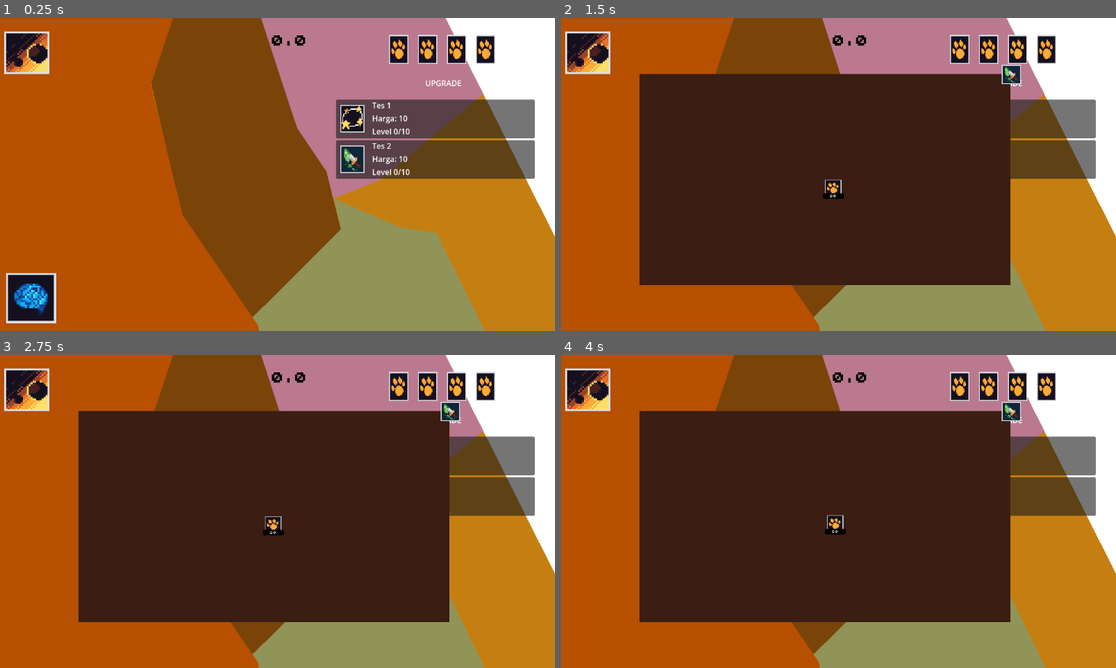
Above: before the commit, frames 1-4 (two rows, left to right).
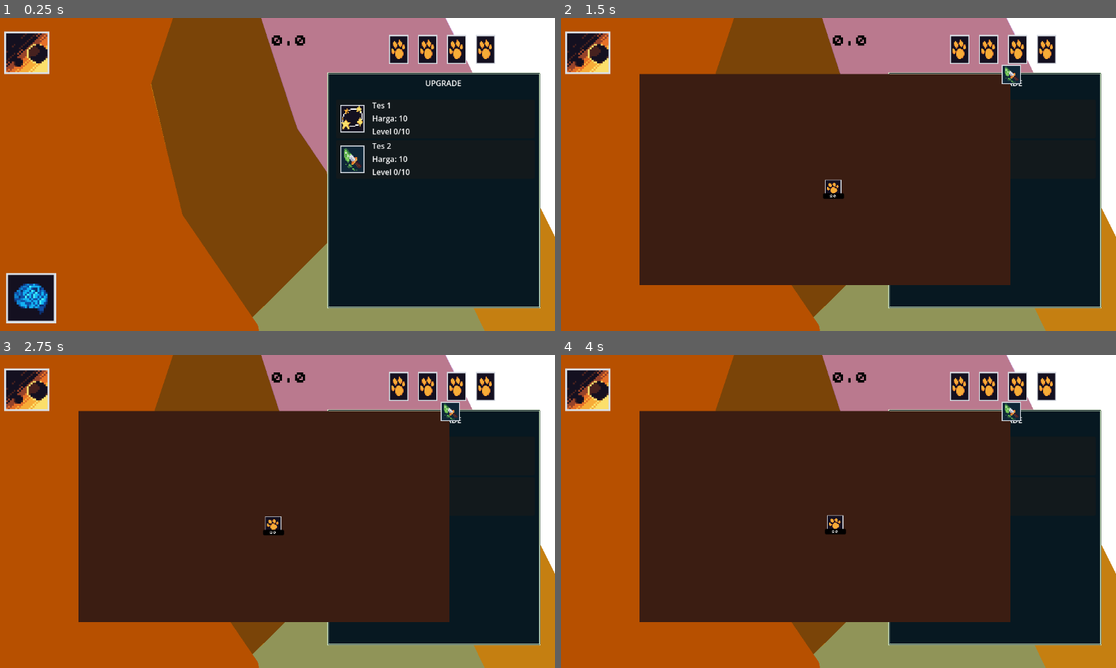
Above: after the commit, the same moments.

Repository: azizul987/Sawit-io
Game: Godot game, scene res://Scene/main.tscn
Same seed, same stepped clock (60 frames per second), same inputs: the game is played once before the commit and once after it. This scene is started directly instead of the project's main scene.
Inputs (mouse positions are in pixels of both pictures, inside the frame that each line leads up to):
- Up to frame 1 (0.25 s): no input
- Up to frame 2 (1.5 s): click (594, 296) at 0.5 s; click (993, 118) at 1.25 s
- Up to frame 3 (2.75 s): click (349, 455) at 2.02 s
- Up to frame 4 (4 s): click (993, 495) at 2.77 s; click (960, 386) at 3.5 s

The runs differ from the first frame. In frame 1, 28% of the frame differs, in the area x 58-98%, y 17-93%; in frame 2, 14%; in frame 3, 14%; in frame 4, 14%.

Commit message:
add ninepatch for borde

Diff:
--- a/Ui/Ui_Main.tscn
+++ b/Ui/Ui_Main.tscn
@@ -9,6 +9,7 @@
 [ext_resource type="Script" uid="uid://cnueueyqy02aq" path="res://Ui/update_menu.gd" id="6_wbkow"]
 [ext_resource type="PackedScene" uid="uid://yafkb03mfrdh" path="res://Logic/object_For_skrip/updatebtn.tscn" id="7_raqhj"]
 [ext_resource type="Resource" uid="uid://dg02w7l0srhat" path="res://Logic/Data Templete/Data/ress/updatedatabase.tres" id="7_wbkow"]
+[ext_resource type="Texture2D" uid="uid://cxfbrmrvjdrf1" path="res://temp tekture/dark frame 03.png" id="10_4a1h5"]
 
 [node name="UiMain" type="Control" unique_id=1805602719]
 layout_mode = 3
@@ -81,6 +82,26 @@
 upgrade_database = ExtResource("7_wbkow")
 upgrade_button_scene = ExtResource("7_raqhj")
 
+[node name="NinePatchRect" type="NinePatchRect" parent="UpdateMenu" unique_id=1704199337]
+layout_mode = 1
+anchors_preset = 8
+anchor_left = 0.5
+anchor_top = 0.5
+anchor_right = 0.5
+anchor_bottom = 0.5
+offset_left = -255.5
+offset_top = -226.0
+offset_right = 186.5
+offset_bottom = 262.0
+grow_horizontal = 2
+grow_vertical = 2
+texture = ExtResource("10_4a1h5")
+region_rect = Rect2(0, 0, 24, 24)
+patch_margin_left = 7
+patch_margin_top = 7
+patch_margin_right = 7
+patch_margin_bottom = 7
+
 [node name="ScrollContainer" type="ScrollContainer" parent="UpdateMenu" unique_id=1445823402]
 layout_mode = 1
 anchors_preset = 15
Binary file added: temp tekture/dark frame 01.png
Not shown, added: temp tekture/dark frame 01.png.import
Binary file added: temp tekture/dark frame 03.png
Not shown, added: temp tekture/dark frame 03.png.import
Binary file added: temp tekture/dark frame 04.png
Not shown, added: temp tekture/dark frame 04.png.import
Binary file added: temp tekture/dark frame 05.png
Not shown, added: temp tekture/dark frame 05.png.import
Binary file added: temp tekture/dark frame 06.png
Not shown, added: temp tekture/dark frame 06.png.import
Binary file added: temp tekture/dark frame 07.png
Not shown, added: temp tekture/dark frame 07.png.import
(and 3 more such lines)
